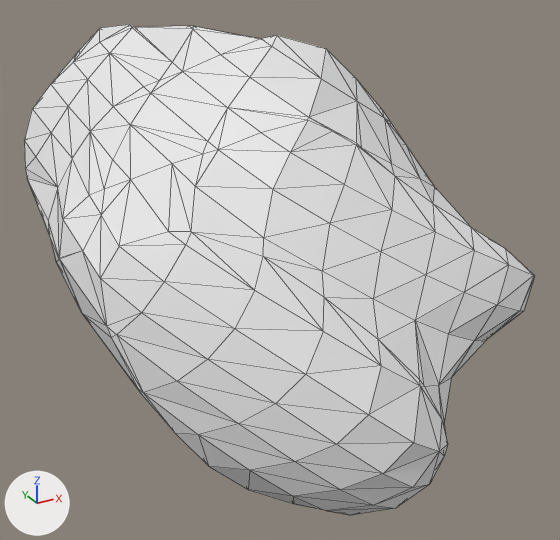
Renders of the OBJ model src/wormguides/model/obj_files/ABplppappap_t387.obj from each side of a commit.
The view is the same before and after, from a 50 mm lens placed at (181.2, -117.5, 272.9), pointed at (201.0, -81.5, 254.9). Arrows for +X, +Y and +Z are at lower left; the lights stay in place. Mesh edges are drawn as thin lines. Where no turn or scale is listed for an object, it has been applied to the vertices.

The first picture shows 'ABplppappap_t387'.
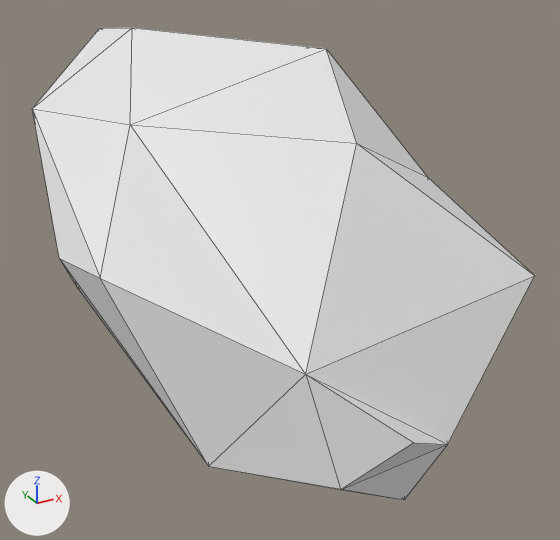
Boxes [x1, y1, x2, y2] around the edits, measured in the pictures (560 x 540 px):
'ABplppappap_t387', reshaped: before [24, 24, 535, 516]; after [32, 28, 535, 500]
part 1 of me_abplppappap_t387, deleted: before [24, 24, 535, 516]

The change in detail:
me_abplppappap_t387 is used by ob_abplppappap_t387; location (0.0, 0.0, 0.0).
me_abplppappap_t387 had 348 vertices, 692 faces and spanned x 189.2..211.5, y -94.5..-66.3, z 245.1..267.6.
me_abplppappap_t387 now has 27 vertices, 50 faces and spans x 189.2..211.5, y -94.4..-67.1, z 246.0..267.6.
me_abplppappap_t387 part 1: 321 vertices removed from x 189.3..211.5, y -94.5..-66.3, z 245.1..267.6.
